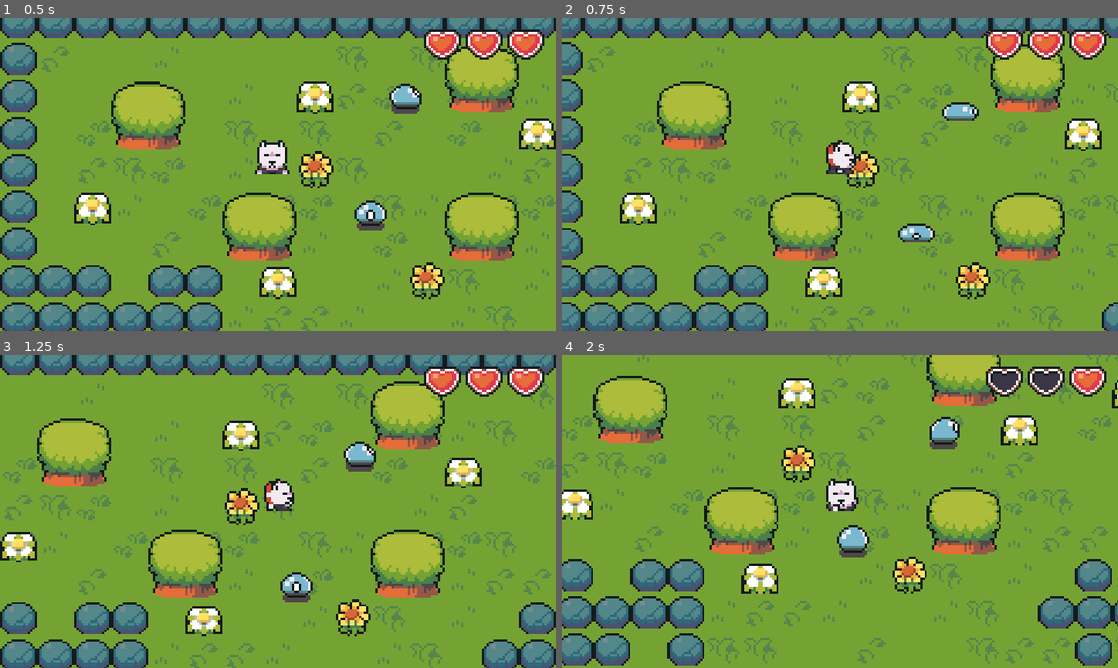
Above: before the commit, frames 1-4 (two rows, left to right).
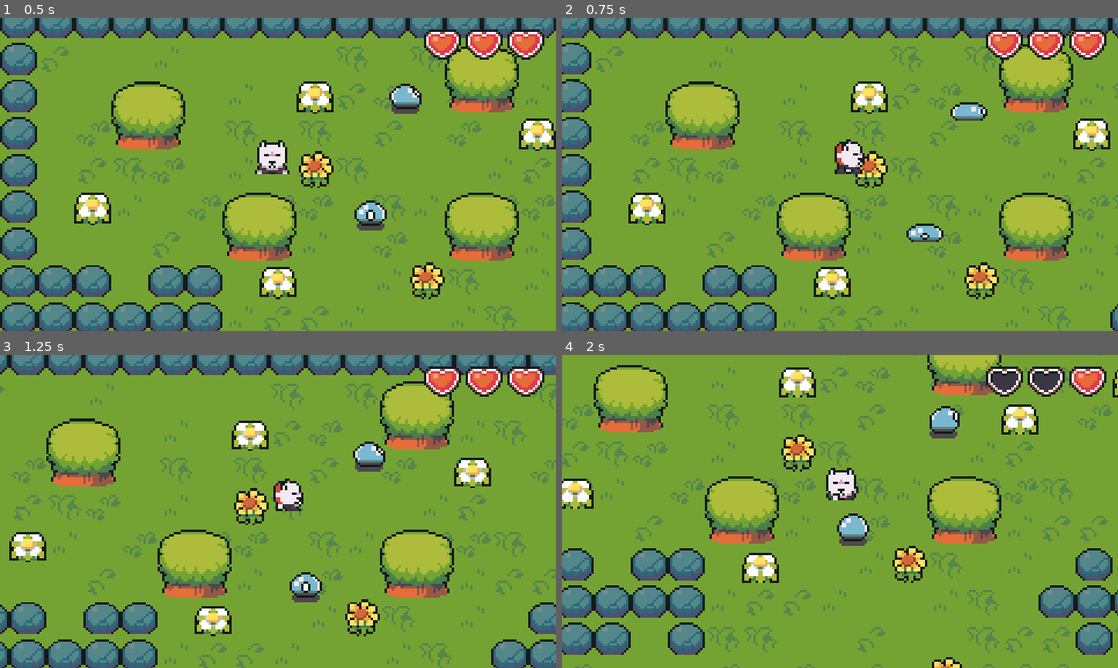
Above: after the commit, the same moments.

Repository: helderscrolls/magic-doggo
Game: Godot game, scene res://scenes/world.tscn
Two runs of this game, one before a commit and one after it. Both use one fixed random seed, a clock stepped at 60 frames per second and the inputs below.
Inputs:
- Up to frame 1 (0.5 s): no input
- Up to frame 2 (0.75 s): hold Right (ui_right) from 0.53 s (still down)
- Up to frame 3 (1.25 s): keep holding Right (ui_right)
- Up to frame 4 (2 s): release Right (ui_right) at 1.28 s; hold Down (ui_down) from 1.28 s (still down)

Frame 1 is identical in both runs. In frame 2, 25% of the frame differs, in the area x 0-100%, y 0-100%; in frame 3, 24%; in frame 4, 29%.

Commit message:
feat(camera): add camera position smoothing

Diff:
--- a/scenes/world.tscn
+++ b/scenes/world.tscn
@@ -1946,6 +1946,8 @@
 limit_top = 0
 limit_right = 480
 limit_bottom = 288
+position_smoothing_enabled = true
+position_smoothing_speed = 10.0
 script = ExtResource("5_vifo5")
 groundTileMapLayer = NodePath("../../TileMaps/Ground")
 
